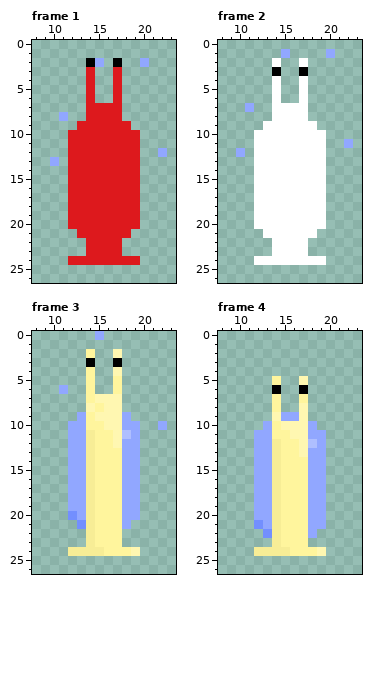
Pixel-art file -- Assets/Art/Enemy/Snail/Hurt/Snail_Hurt_Up.aseprite. That is the earlier state.
32x32 pixels, 8 frames. Shown: frame 1: x 8..23, y 0..26; frame 2: x 8..23, y 0..26; frame 3: x 8..23, y 0..26; frame 4: x 8..23, y 0..26. The commit also changed other frames, which this record leaves out.
The result:
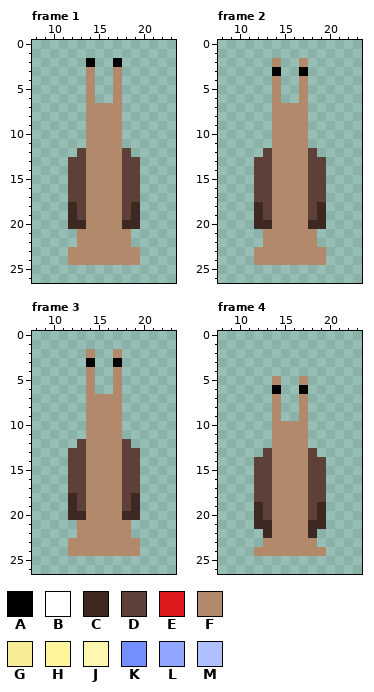
Palette (. is transparent): A #000000  B #ffffff  C #3d2822  D #5d4037  E #dd191d  F #b28a6b  G #f7ed96  H #fff59d  J #fff7b1  K #738ffe  L #91a7ff  M #afbfff
What changed:
layer "FX" removed
Changed rows in their new state; - is an unchanged pixel.
Frame 1:
first column x 10:
 2 -----.----.--
 3 ----F--F-----
 4 ----F--F-----
 5 ----F--F-----
 6 ----F--F-----
 7 ----FFFF-----
 8 -.--FFFF-----
 9 ---.FFFF.----
10 --..FFFF..---
11 --..FFFF..---
12 --.DFFFFD.--.
13 .-DDFFFFDD---
14 --DDFFFFDD---
15 --DDFFFFDD---
16 --DDFFFFDD---
17 --DDFFFFDD---
18 --CDFFFFDC---
19 --CDFFFFDC---
20 --CCFFFFCC---
21 ---FFFFFF----
22 ---FFFFFF----
23 --FFFFFFFF---
24 --FFFFFFFF---
Frame 2:
first column x 10:
 1 -----.----.--
 2 ----F--F-----
 4 ----F--F-----
 5 ----F--F-----
 6 ----F--F-----
 7 -.--FFFF-----
 8 ----FFFF-----
 9 ---.FFFF.----
10 --..FFFF..---
11 --..FFFF..--.
12 .-.DFFFFD.---
13 --DDFFFFDD---
14 --DDFFFFDD---
15 --DDFFFFDD---
16 --DDFFFFDD---
17 --DDFFFFDD---
18 --CDFFFFDC---
19 --CDFFFFDC---
20 --CCFFFFCC---
21 ---FFFFFF----
22 ---FFFFFF----
23 --FFFFFFFF---
24 --FFFFFFFF---
Frame 3:
first column x 11:
 0 ----.-------
 2 ---F--F-----
 4 ---F--F-----
 5 ---F--F-----
 6 .--F--F-----
 7 ---FFFF-----
 8 ---FFFF-----
 9 --.FFFF.----
10 -..FFFF..--.
11 -..FFFF..---
12 -.DFFFFD.---
13 -DDFFFFDD---
14 -DDFFFFDD---
15 -DDFFFFDD---
16 -DDFFFFDD---
17 -DDFFFFDD---
18 -CDFFFFDC---
19 -CDFFFFDC---
20 -CCFFFFCC---
21 --FFFFFF----
22 --FFFFFF----
23 -FFFFFFFF---
24 -FFFFFFFF---
Frame 4, layers "Body", "Shell":
first column x 12:
 5 --F--F--
 7 --F--F--
 8 --F--F--
 9 --F..F--
10 -.FFFF.-
11 ..FFFF..
12 ..FFFF..
13 .DFFFFD.
14 DDFFFFDD
15 DDFFFFDD
16 DDFFFFDD
17 DDFFFFDD
18 DDFFFFDD
19 CDFFFFDC
20 CDFFFFDC
21 CCFFFFCC
22 -CFFFFC-
23 -FFFFFF-
24 FFFFFFFF
Pixel boxes of the changes (left, top, right, bottom) in both pictures:
changed: (50, 58, 167, 265)
changed: (236, 49, 353, 265)
changed: (59, 331, 167, 556)
changed: (254, 376, 326, 556)
